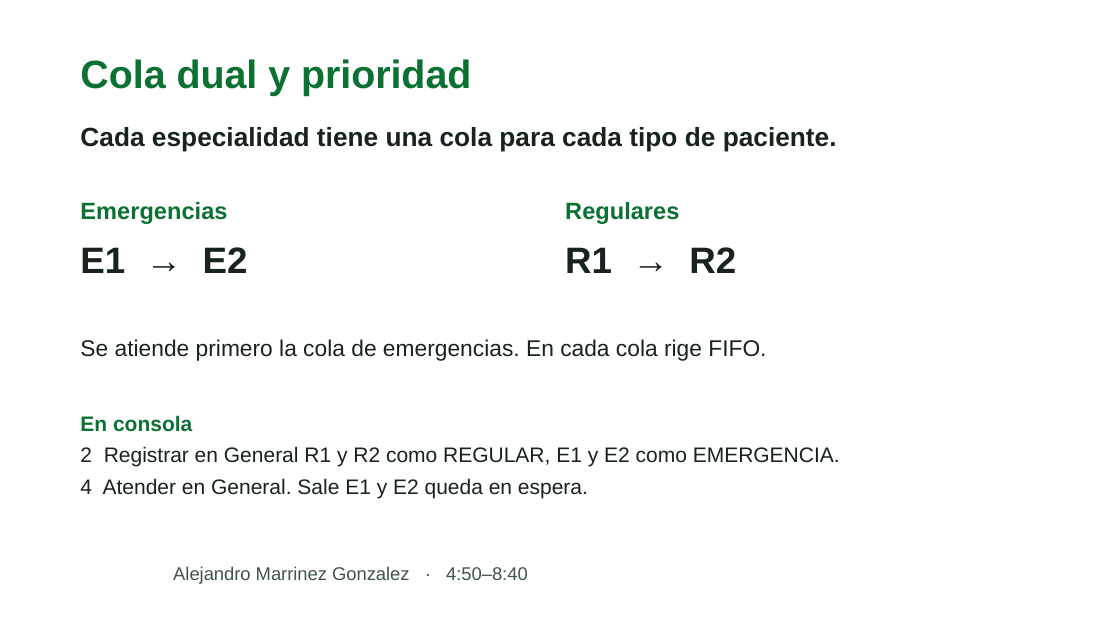
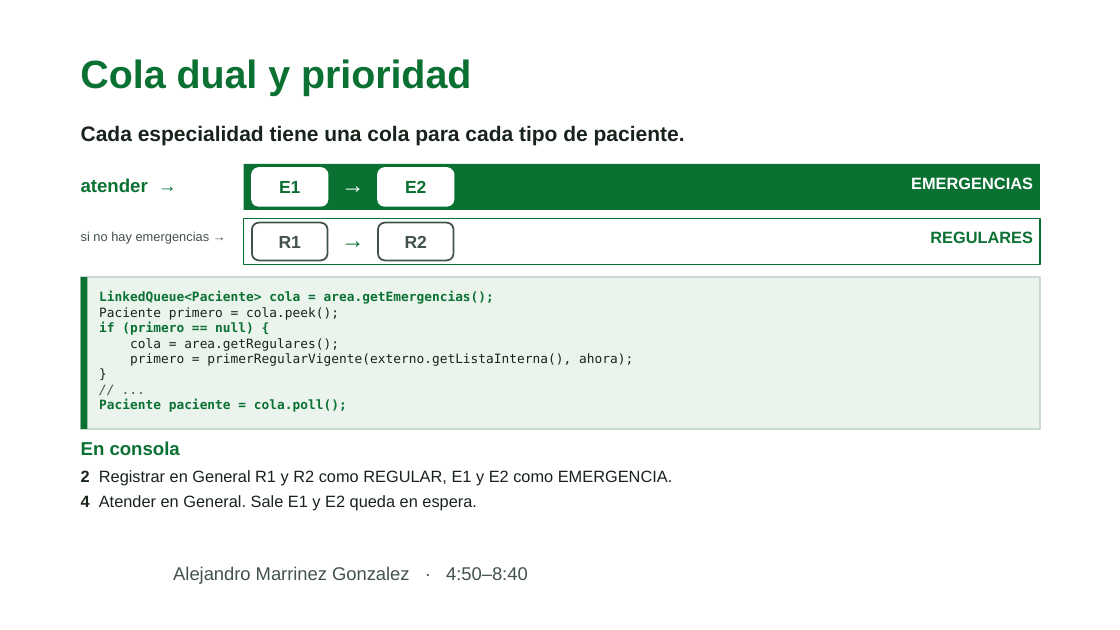
Before and after one commit to whoislaura/clinica-turnos-prioritarios, a slide deck: slide 4 of presentacion/Equipo-8-Clinica-de-turnos.pptx. Drawn at 1120x630 pixels with LibreOffice and Linux fonts; fonts in the diff are those of the drawing; background and template pictures are left out. Boxes give left, top, right and bottom in pixels: in the first picture for what was removed or moved away, otherwise in the second. Text is boxed around its words. In the diff, an @@ line names an element or a change of style, - is before the commit and + after.

```diff
--- a/presentacion/Equipo-8-Clinica-de-turnos.pptx
+++ b/presentacion/Equipo-8-Clinica-de-turnos.pptx
@@ text "Cada especialidad tiene una cola ..." at [81,125,685,146]: size 22.5 to 18 pt @@
@@ text added at [81,178,148,192], 16 pt, text #0B7133, bold @@
+atender →
@@ rectangle added at [244,164,1040,210], fill #0B7133 @@
@@ rounded rectangle added at [252,168,328,206], fill #FFFFFF, outline #FFFFFF 1.5 pt, 15 pt, text #0B7133, bold @@
+E1
@@ text added at [332,171,374,204], 20 pt, text #FFFFFF, bold @@
+→
@@ rounded rectangle added at [378,168,454,206], fill #FFFFFF, outline #FFFFFF 1.5 pt, 15 pt, text #0B7133, bold @@
+E2
@@ text at [911,177,1033,189]: text changed; size 20.2 to 14 pt; text colour #0B7133 to #FFFFFF @@
-Emergencias
+EMERGENCIAS
@@ text added at [81,231,210,244], 11 pt, text #42534A @@
+si no hay emergencias →
@@ rectangle added at [244,218,1040,265], outline #0B7133 1.25 pt @@
@@ rounded rectangle added at [252,223,328,260], outline #42534A 1.5 pt, 15 pt, text #42534A, bold @@
+R1
@@ text added at [332,225,374,259], 20 pt, text #0B7133, bold @@
+→
@@ rounded rectangle added at [378,223,454,260], outline #42534A 1.5 pt, 15 pt, text #42534A, bold @@
+R2
@@ text at [930,231,1033,243]: text changed; size 20.2 to 14 pt @@
-Regulares
+REGULARES
@@ text removed at [80,247,248,273] @@
-E1 → E2
@@ text removed at [565,247,736,273] @@
-R1 → R2
@@ rectangle added at [81,277,1040,429], fill #EAF4ED, outline #CBDAD0 1.25 pt @@
@@ rectangle added at [81,277,87,429], fill #0B7133 @@
@@ text added at [99,291,633,412], 11 pt, text #18231B @@
+LinkedQueue<Paciente> cola = area.getEmergencias();
+Paciente primero = cola.peek();
+if (primero == null) {
+cola = area.getRegulares();
+primero = primerRegularVigente(externo.getListaInterna(), ahora);
+}
+// ...
+Paciente paciente = cola.poll();
@@ text removed at [80,339,766,361] @@
-Se atiende primero la cola de emergencias. En cada cola rige FIFO.
@@ text "En consola": place and size @@
-text "En consola" at [80,415,192,432]
+text "En consola" at [81,441,180,456]
@@ text "En consola" at [81,441,180,456]: size 18 to 16 pt @@
@@ text "2 Registrar en General R1 ...": place and size @@
-text "2 Registrar en General R1 ..." at [80,446,840,467]
+text "2 Registrar en General R1 ..." at [81,470,673,486]
@@ text "2 Registrar en General R1 ..." at [81,470,673,486]: size 18 to 14 pt; bold on in "2" @@
@@ text "4 Atender en General. Sale ...": place and size @@
-text "4 Atender en General. Sale ..." at [80,478,588,498]
+text "4 Atender en General. Sale ..." at [81,495,477,511]
@@ text "4 Atender en General. Sale ..." at [81,495,477,511]: size 18 to 14 pt; bold on in "4" @@
```
Also in this commit, not shown: 7 other slides changed, 2 other files.
